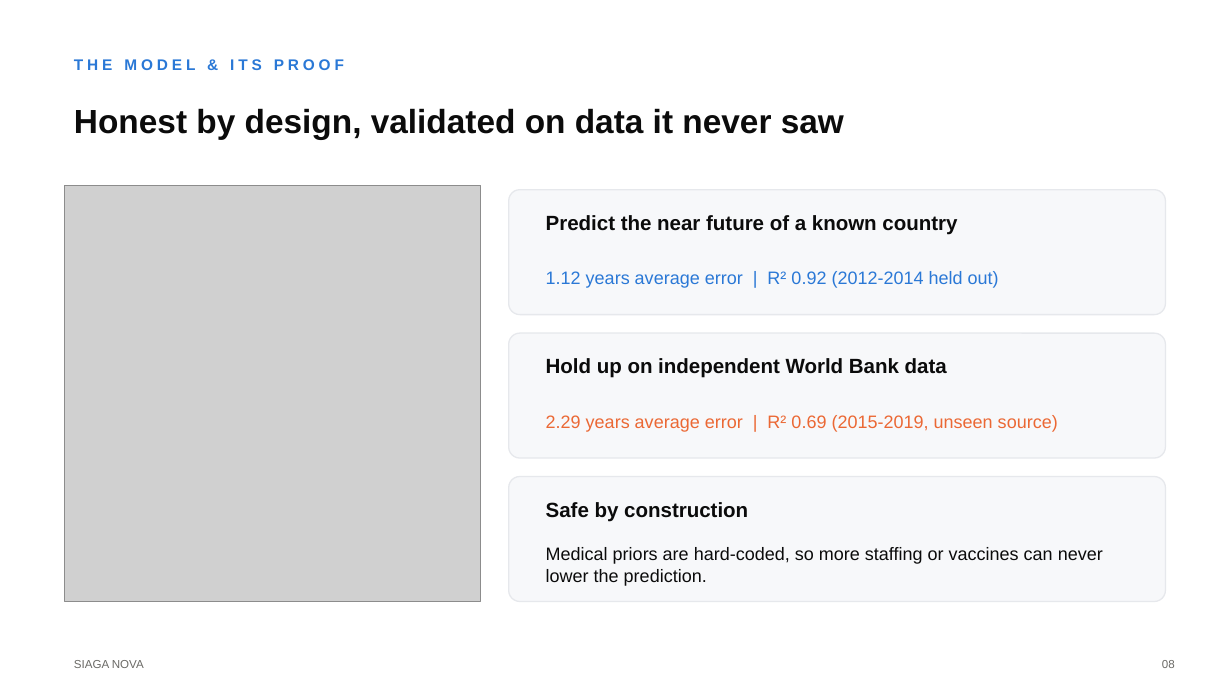
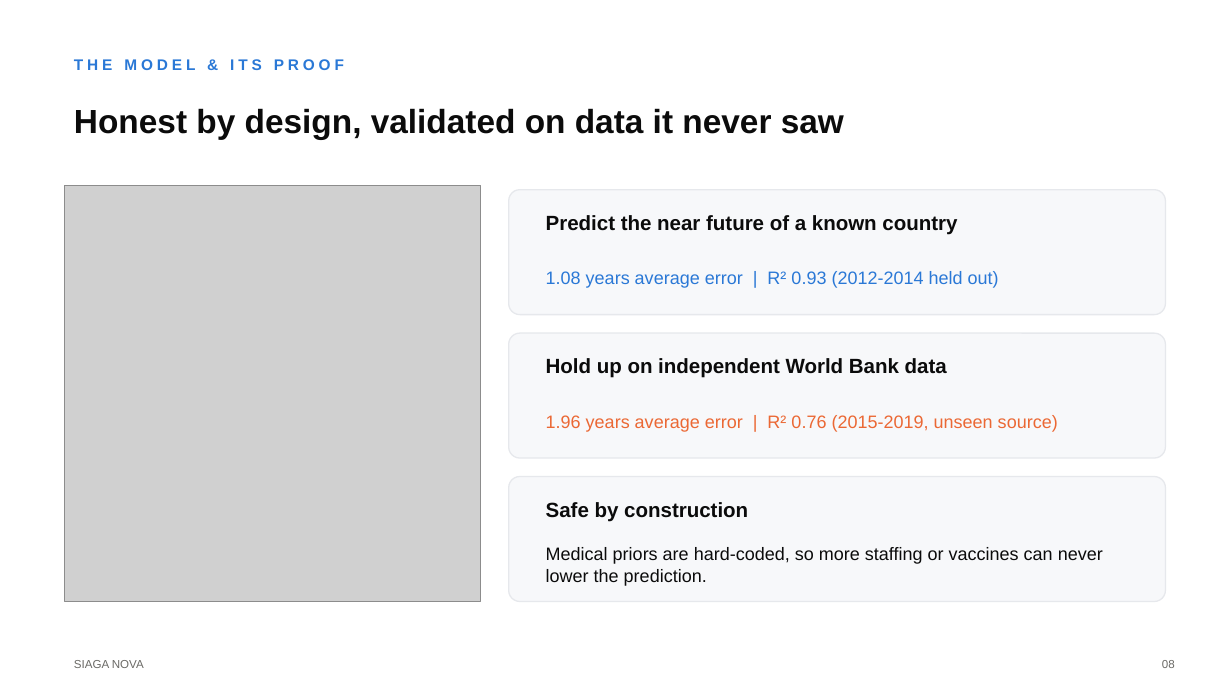
Before and after one commit to davidAg9/siaga_nova, a slide deck: slide 8 of presentation/siaga_nova_deck.pptx. Drawn at 1232x694 pixels with LibreOffice and Linux fonts; fonts in the diff are those of the drawing; grey boxes stand for pictures. Boxes give left, top, right and bottom in pixels: in the first picture for what was removed or moved away, otherwise in the second. Text is boxed around its words. In the diff, an @@ line names an element or a change of style, - is before the commit and + after.

```diff
--- a/presentation/siaga_nova_deck.pptx
+++ b/presentation/siaga_nova_deck.pptx
@@ text at <box>546,271,999,288</box>: text changed @@
-1.12 years average error | R² 0.92 (2012-2014 held out)
+1.08 years average error | R² 0.93 (2012-2014 held out)
@@ text at <box>546,415,1058,432</box>: text changed @@
-2.29 years average error | R² 0.69 (2015-2019, unseen source)
+1.96 years average error | R² 0.76 (2015-2019, unseen source)
```
Also in this commit, not shown: 40 other files.
